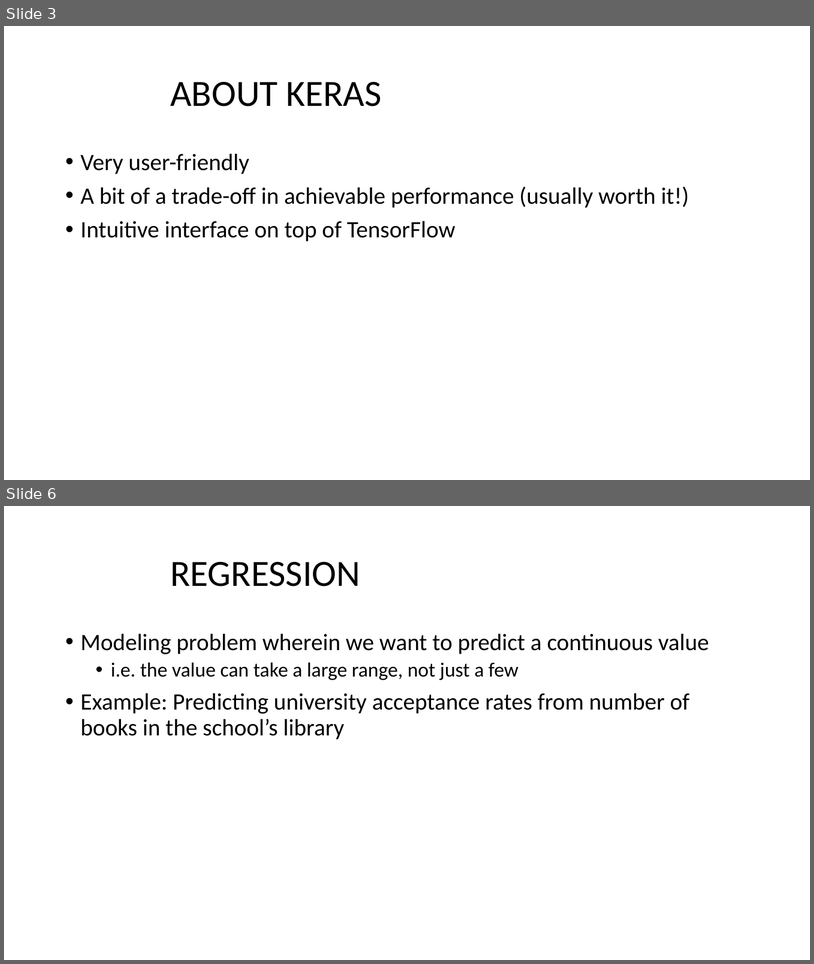
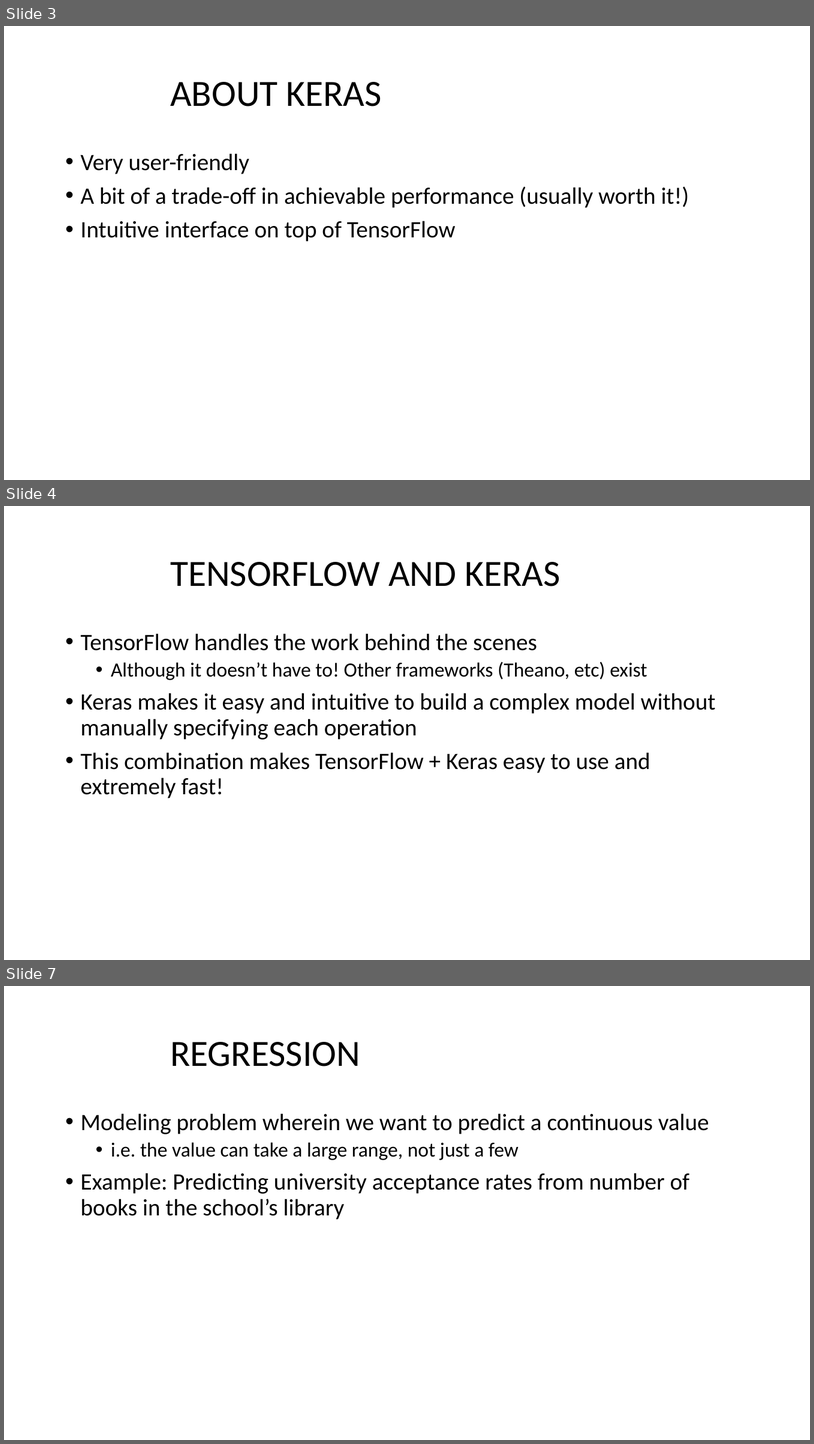
Before and after one commit to bakitybacon/rice-data-and-donuts, a slide deck: tf/Introduction to TensorFlow.pptx. Shown one above the other, each under a label of ours: slides 3 and 6 before the commit, slides 3, 4 and 7 after it; the slides between them are not shown. The pictures are 814x964 and 814x1444 pixels, drawn with LibreOffice and Linux fonts; fonts in the diff are those of the drawing; background and template pictures are left out. Boxes give left, top, right and bottom in pixels: in the first picture for what was removed or moved away, otherwise in the second. Text is boxed around its words. In the diff, an @@ line names an element or a change of style, - is before the commit and + after.

```diff
--- a/tf/Introduction to TensorFlow.pptx
+++ b/tf/Introduction to TensorFlow.pptx
@@ slide 4 added at box(4, 506, 810, 960), background #FFFFFF @@
@@ title added at box(170, 562, 560, 586), 44 pt, text #000000 @@
+TENSORFLOW AND KERAS
@@ text added at box(81, 633, 716, 798), 28 pt, text #000000 @@
+• TensorFlow handles the work behind the scenes
+  • Although it doesn’t have to! Other frameworks (Theano, etc) exist
+• Keras makes it easy and intuitive to build a complex model without manually specifying each operation
+• This combination makes TensorFlow + Keras easy to use and extremely fast!
@@ what was slide 6 is now slide 7 @@
```
Also in this commit, not shown: 21 slides changed.
